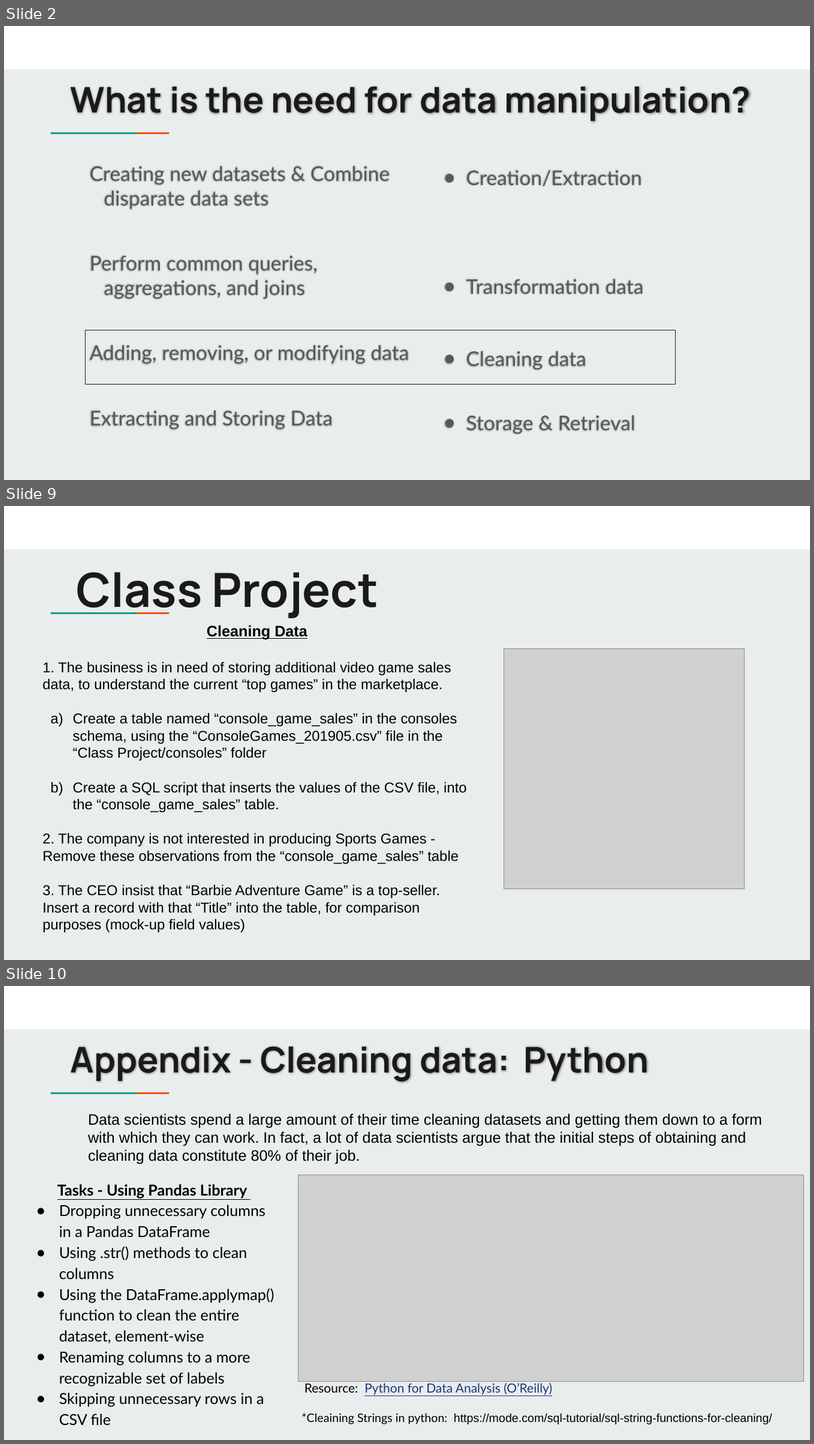
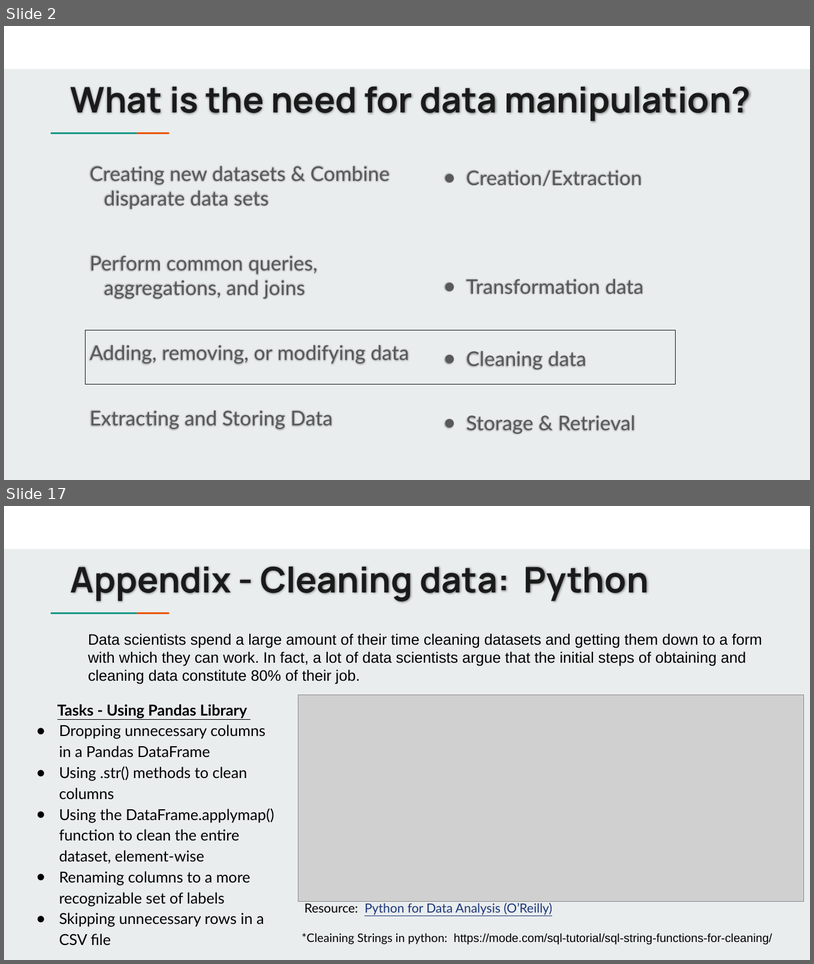
Before and after one commit to jbergmann56/OSDA-DataManipulationAndManagement, a slide deck: Lectures/Cleaning Data Using SQL (5).pptx. Shown one above the other, each under a label of ours: slides 2, 9 and 10 before the commit, slides 2 and 17 after it; the slides between them are not shown. The pictures are 814x1444 and 814x964 pixels, drawn with LibreOffice and Linux fonts; fonts in the diff are those of the drawing; grey boxes stand for pictures. Boxes give left, top, right and bottom in pixels: in the first picture for what was removed or moved away, otherwise in the second. Text is boxed around its words. In the diff, an @@ line names an element or a change of style, - is before the commit and + after.

```diff
--- a/Lectures/Cleaning Data Using SQL (5).pptx
+++ b/Lectures/Cleaning Data Using SQL (5).pptx
@@ slide 9 removed at [4,506,810,960], background #E9EDEE; not listed: 3 template elements that a slide beside it also shows @@
@@ title removed at [77,572,378,618] @@
-Class Project
@@ text removed at [42,625,467,932] @@
-Cleaning Data
-1. The business is in need of storing additional video game sales data, to understand the current “top games” in the marketplace.
-a) Create a table named “console_game_sales” in the consoles schema, using the “ConsoleGames_201905.csv” file in the “Class Project/consoles” folder
-b) Create a SQL script that inserts the values of the CSV file, into the “console_game_sales” table.
-2. The company is not interested in producing Sports Games - Remove these observations from the “console_game_sales” table
-3. The CEO insist that “Barbie Adventure Game” is a top-seller. Insert a record with that “Title” into the table, for comparison purposes (mock-up field values)
@@ picture removed at [504,648,745,889] @@
@@ what was slide 10 is now slide 17 @@
```
Also in this commit, not shown: 4 slides changed, 10 slides added, 2 other slides removed, 9 other files.
